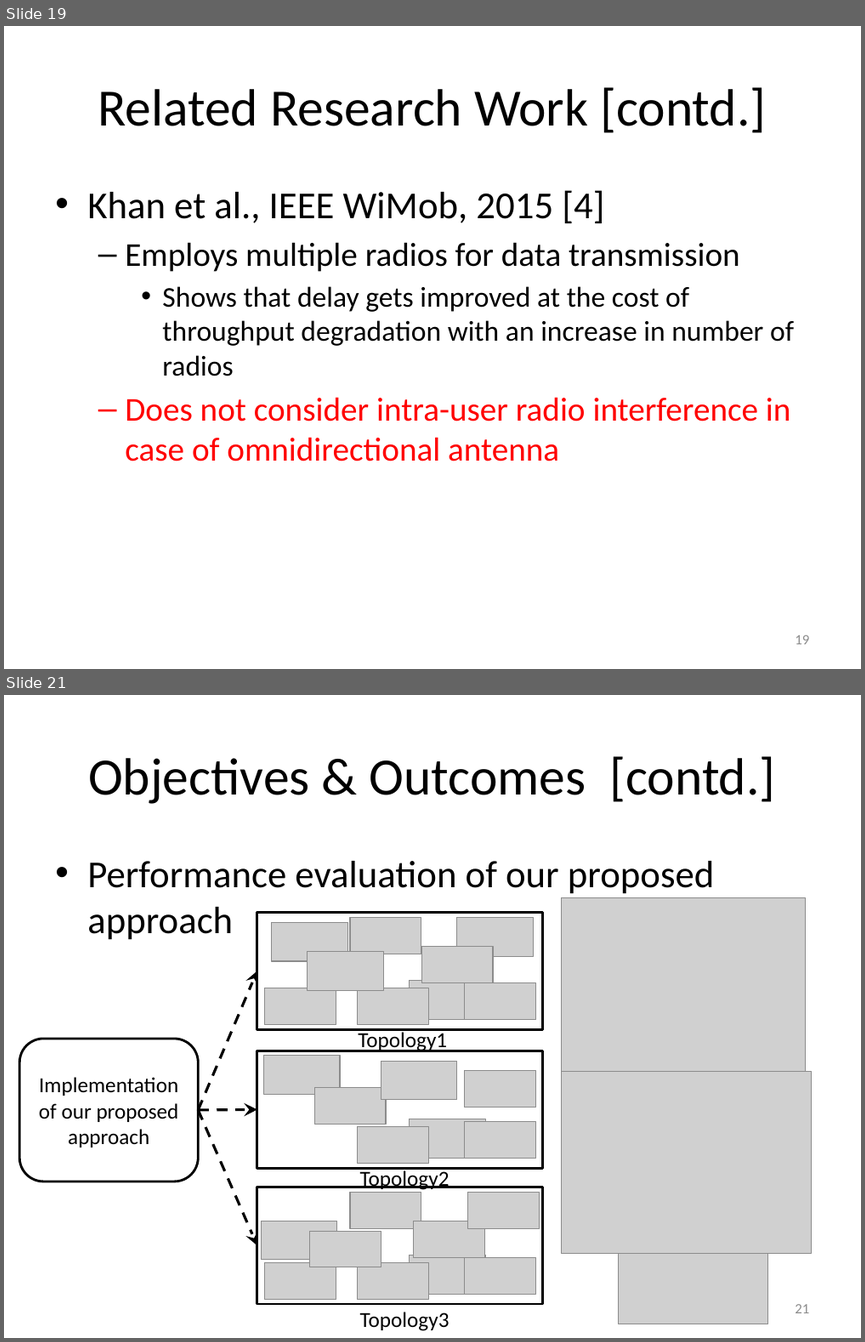
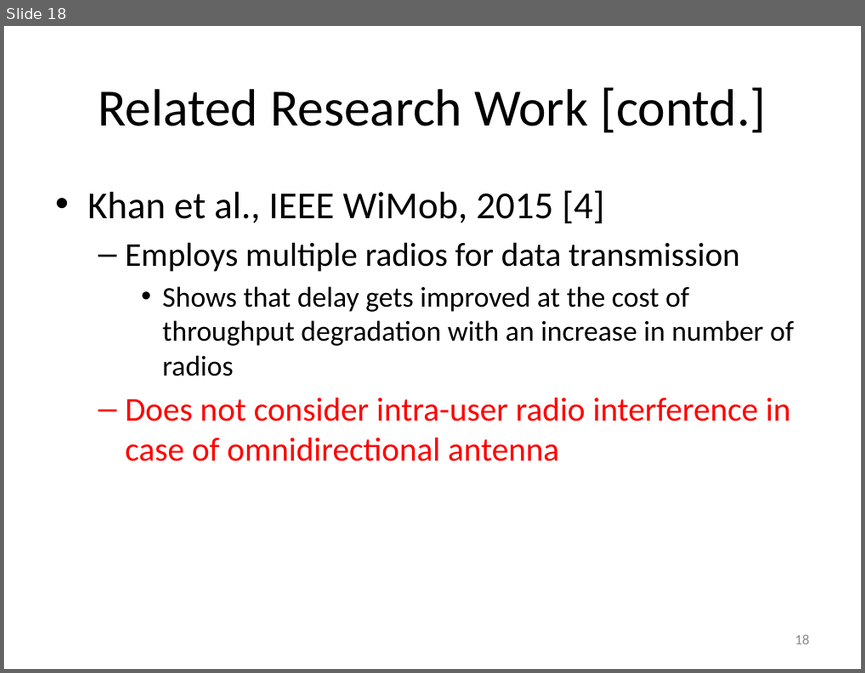
Before and after one commit to takhandipu/MSThesisPresentation, a slide deck: draft.pptx. Shown one above the other, each under a label of ours: slides 19 and 21 before the commit, slide 18 after it; the slides between them are not shown. The pictures are 865x1342 and 865x673 pixels, drawn with LibreOffice and Linux fonts; fonts in the diff are those of the drawing; grey boxes stand for pictures. Boxes give left, top, right and bottom in pixels: in the first picture for what was removed or moved away, otherwise in the second. Text is boxed around its words. In the diff, an @@ line names an element or a change of style, - is before the commit and + after.

```diff
--- a/draft.pptx
+++ b/draft.pptx
@@ slide 21 removed at box(4, 695, 861, 1338), background #FFFFFF @@
@@ title removed at box(88, 756, 775, 804) @@
-Objectives & Outcomes [contd.]
@@ text removed at box(87, 861, 714, 940) @@
-• Performance evaluation of our proposed approach
@@ picture removed at box(561, 898, 805, 1074) @@
@@ arrow removed from (199, 1110) to (256, 971) @@
@@ rounded rectangle removed at box(19, 1038, 198, 1182) @@
-Implementation of our proposed approach
@@ picture removed at box(561, 1072, 812, 1253) @@
@@ arrow removed from (199, 1110) to (256, 1110) @@
@@ arrow removed from (199, 1110) to (256, 1245) @@
@@ picture removed at box(619, 1237, 768, 1323) @@
@@ page number removed at box(794, 1304, 809, 1313) @@
-21
@@ group removed at box(256, 913, 542, 1331): 25 pictures, 3 rectangles, 3 texts @@
-Topology1
-Topology2
-Topology3
@@ what was slide 19 is now slide 18 @@
@@ page number at box(794, 634, 809, 644): text changed @@
-19
+18
```
Also in this commit, not shown: 9 slides changed, 12 slides added, 6 other slides removed, 2 other files.
